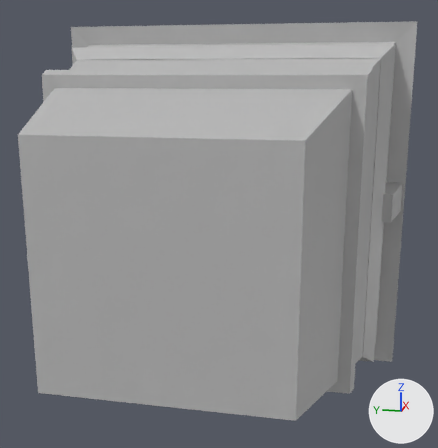
A saved change to the FBX model Assets/Models/FloodLight.fbx.
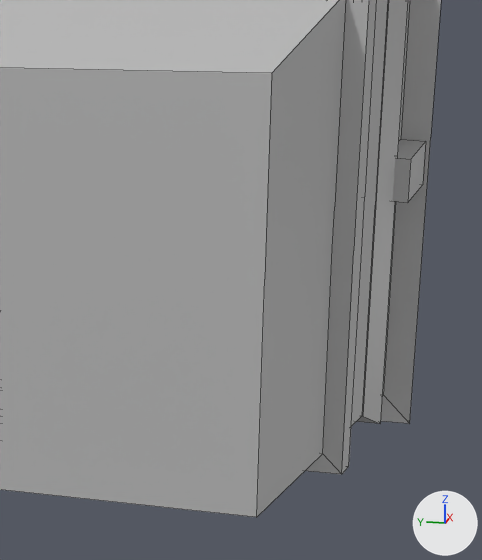
Each version appears first whole from a 50 mm lens placed at (-0.324, -0.07, 0.08), pointed at (0.005, -0.004, -0.002), and next in a close-up on the part from 31% to 100% of the width and 21% to 100% of the height. Arrows for +X, +Y and +Z are at lower right; the lights stay in place. The close-ups show mesh edges as thin lines. Where no turn or scale is listed for an object, it has been applied to the vertices.

The first close-up shows 'FloodLight'.
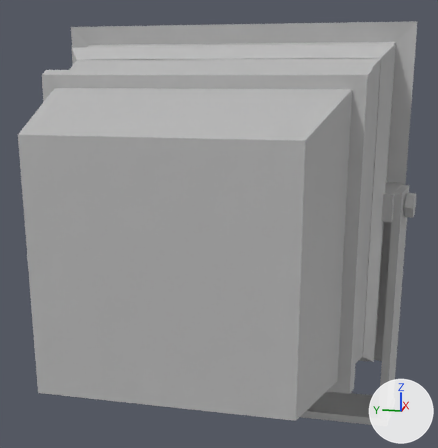
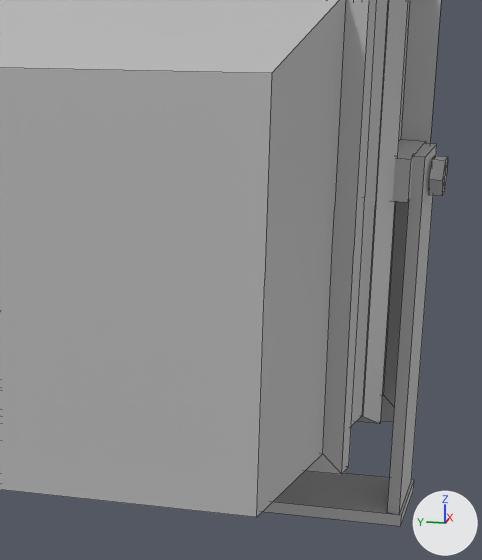
Location of each change, [x1, y1, x2, y2] in pixels of the close-ups (482 x 560 px):
'FloodLightHolder', added
    after: [263, 144, 448, 526]

The change in detail:
Mesh me_mesh_001 is new.
It has 66 vertices, 72 faces and spans x -0.023..0.008, y -0.118..0.117, z -0.004..0.15.
It uses material mat_lambert1 (grey #bcbcbc).
Object 'FloodLightHolder' (ob_floodlightholder) is new; it shows me_mesh_001.
Its location is (0.0671, 0.0, -0.1381).
